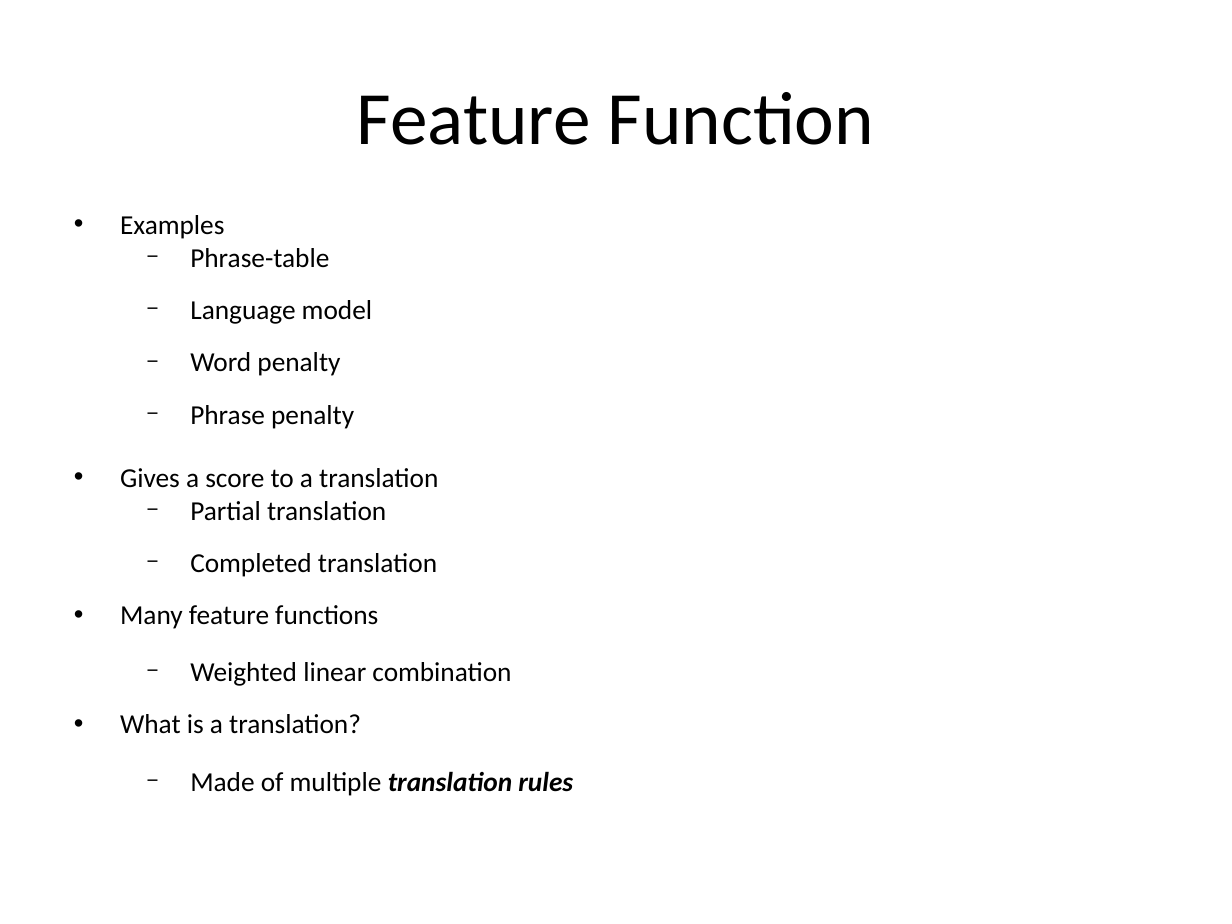
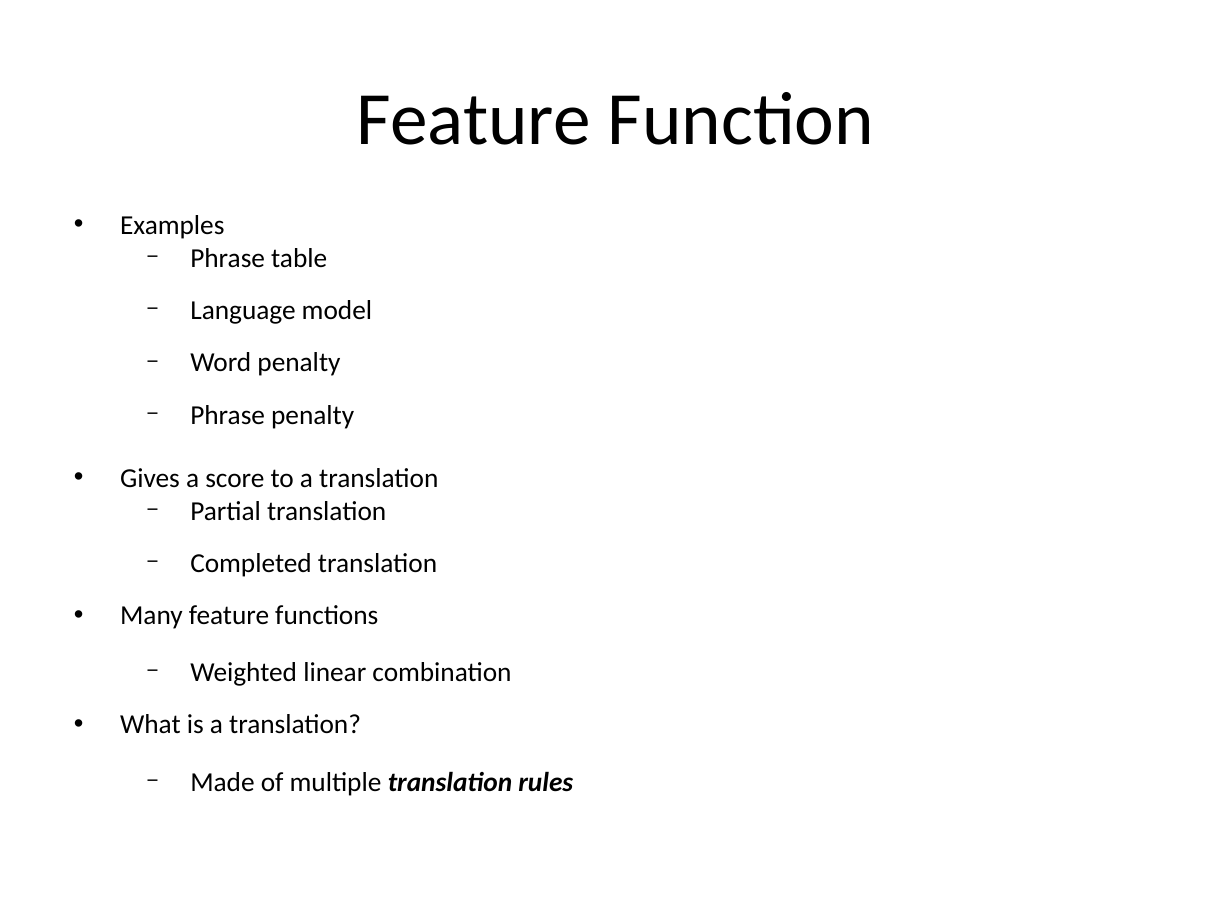
Before and after one commit to hieuhoang/papers, a slide deck: slide 2 of icon.2014/FeatureFunction.odp. Drawn at 1232x924 pixels with LibreOffice and Linux fonts; fonts in the diff are those of the drawing; background and template pictures are left out. Boxes give left, top, right and bottom in pixels: in the first picture for what was removed or moved away, otherwise in the second. Text is boxed around its words. In the diff, an @@ line names an element or a change of style, - is before the commit and + after.

Commit message:
FeatureFunction: fixed two or three typos

```diff
--- a/icon.2014/FeatureFunction.odp
+++ b/icon.2014/FeatureFunction.odp
@@ text at (x1=190, y1=248, x2=327, y2=268): text changed @@
-  − Phrase-table
+  − Phrase table
```
Also in this commit, not shown: 4 other slides changed, 1 slide removed, 3 other files.
